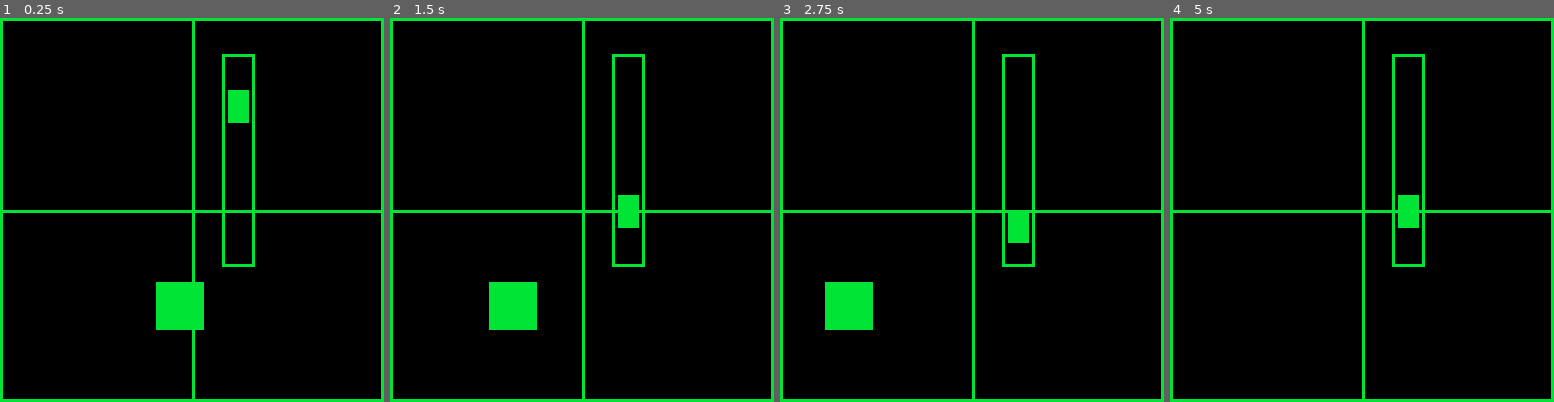
Above: before the commit, frames 1-4 (left to right).
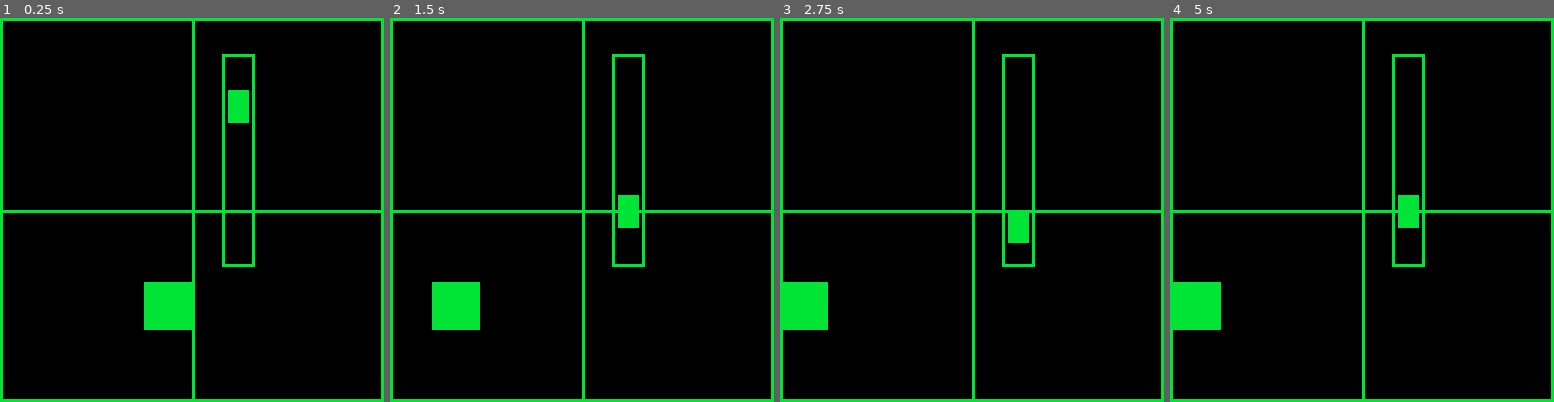
Above: after the commit, the same moments.

Repository: getJv/novice_summer_jam_2
Game: PICO-8 cartridge w_box.p8
The game is run twice, just before and just after one commit, with the same random seed, the same clock (stepped at 60 frames per second) and the same inputs.
Inputs:
- Up to frame 1 (0.25 s): no input
- Up to frame 2 (1.5 s): tap O (Z key) at 0.7 s
- Up to frame 3 (2.75 s): tap O (Z key) at 1.7, 2.1, 2.5 s
- Up to frame 4 (5 s): tap O (Z key) every 0.4 s from 2.9 to 4.9 s

The runs differ from the first frame. In frame 1, 0.7% of the frame differs, in the area x 37-54%, y 68-82%; in frame 2, 3.1%, in the area x 10-39%, y 68-82%; in frame 3, 2.8%; in frame 4, 1.6%.

Commit message:
feat: add paddle box controlling

Diff:
--- a/box.lua
+++ b/box.lua
@@ -1,10 +1,24 @@
 box = {x=64,y=96,w=16,h=16}
 
+function update_box()
 
-function update_box()
-    if can_update(2) then
-        box.x = box.x - 1
+    local next_x = box.x
+    if player_pulling then
+        next_x = next_x + 1
+    else
+        next_x = next_x - 1
     end
+    if box_limits_collision(next_x) then
+        return
+    end
+    box.x = next_x
+end
+
+function box_limits_collision(next_x)
+    if( next_x- box.w/2 < 0 or next_x + box.w/2 > 128) then
+        return true
+    end
+    return false
 end
 
 
--- a/pad_frame.lua
+++ b/pad_frame.lua
@@ -6,6 +6,7 @@
     w = (pad_frame.x + pad_margin) + 6, -- 6 is the max width
     h = 10
 }
+player_pulling = false
 pad_down_force = 5
 pad_up_force = 0
 function update_pad_frame()
@@ -15,15 +16,16 @@
     -- player action
     if (btn(4)) then
         pad_up_force = pad_down_force
+        player_pulling = pad_up_force > 0
     else
         pad_up_force = 0
+        player_pulling = false
     end
 
     -- apply gravity
     if(can_update(4)) then
         next_y = next_y + pad_down_force
     end
-
 
     if(pad_frame_top_bottom_collision(next_y)) then
         return
